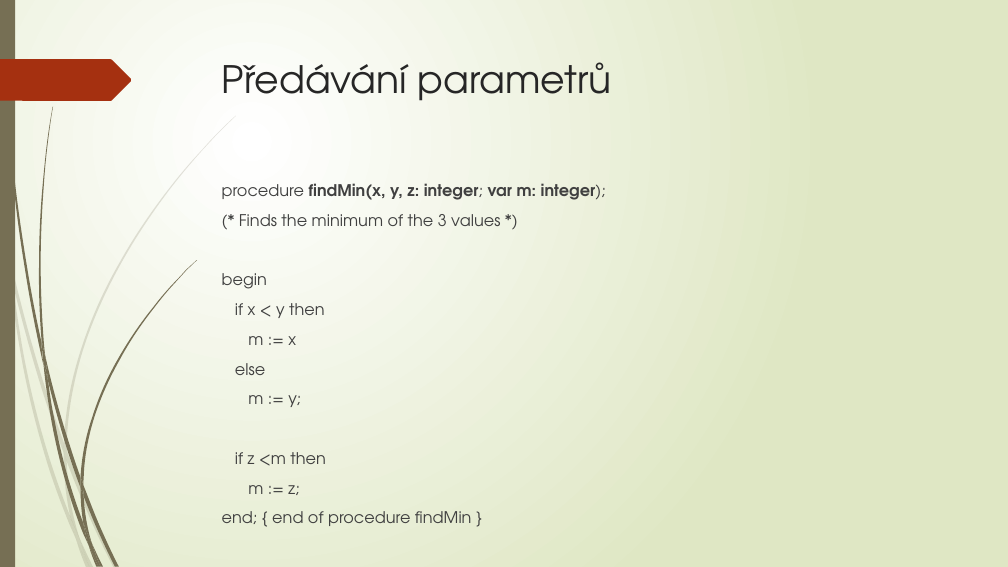
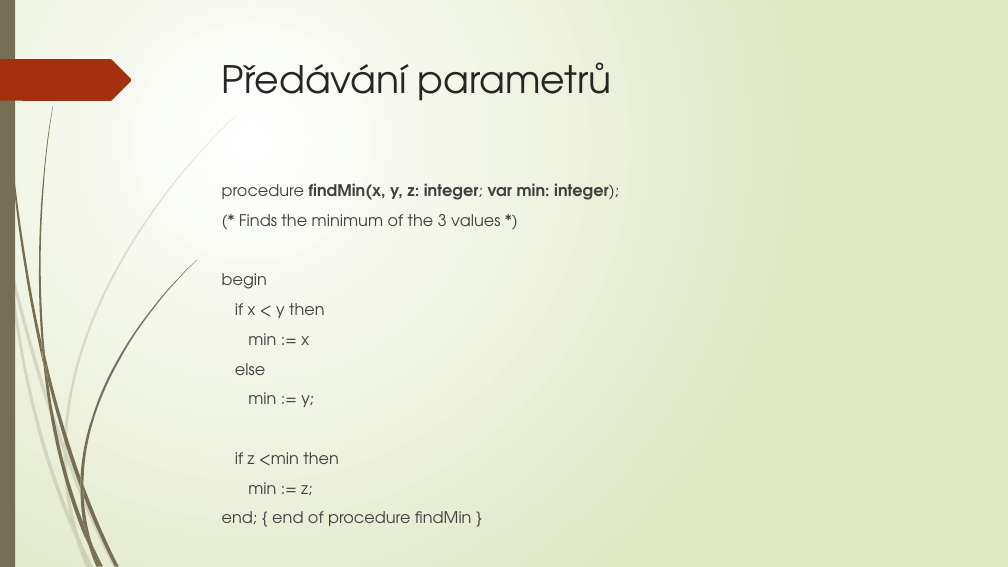
Before and after one commit to fan1x/fan1x.github.io, a slide deck: slide 2 of data/2018-19/prg1/cv5/prg1_cv5.pptx. Drawn at 1008x567 pixels with LibreOffice and Linux fonts; fonts in the diff are those of the drawing. Boxes give left, top, right and bottom in pixels: in the first picture for what was removed or moved away, otherwise in the second. Text is boxed around its words. In the diff, an @@ line names an element or a change of style, - is before the commit and + after.

```diff
--- a/data/2018-19/prg1/cv5/prg1_cv5.pptx
+++ b/data/2018-19/prg1/cv5/prg1_cv5.pptx
@@ text at [222,183,619,200]: text changed @@
-procedure findMin(x, y, z: integer; var m: integer);
+procedure findMin(x, y, z: integer; var min: integer);
@@ text at [248,333,309,345]: text changed @@
-m := x
+min := x
@@ text at [235,392,339,495]: text changed @@
-m := y;
-if z <m then
-m := z;
+min := y;
+if z <min then
+min := z;
```
Also in this commit, not shown: 1 other slide changed, 2 other files.
